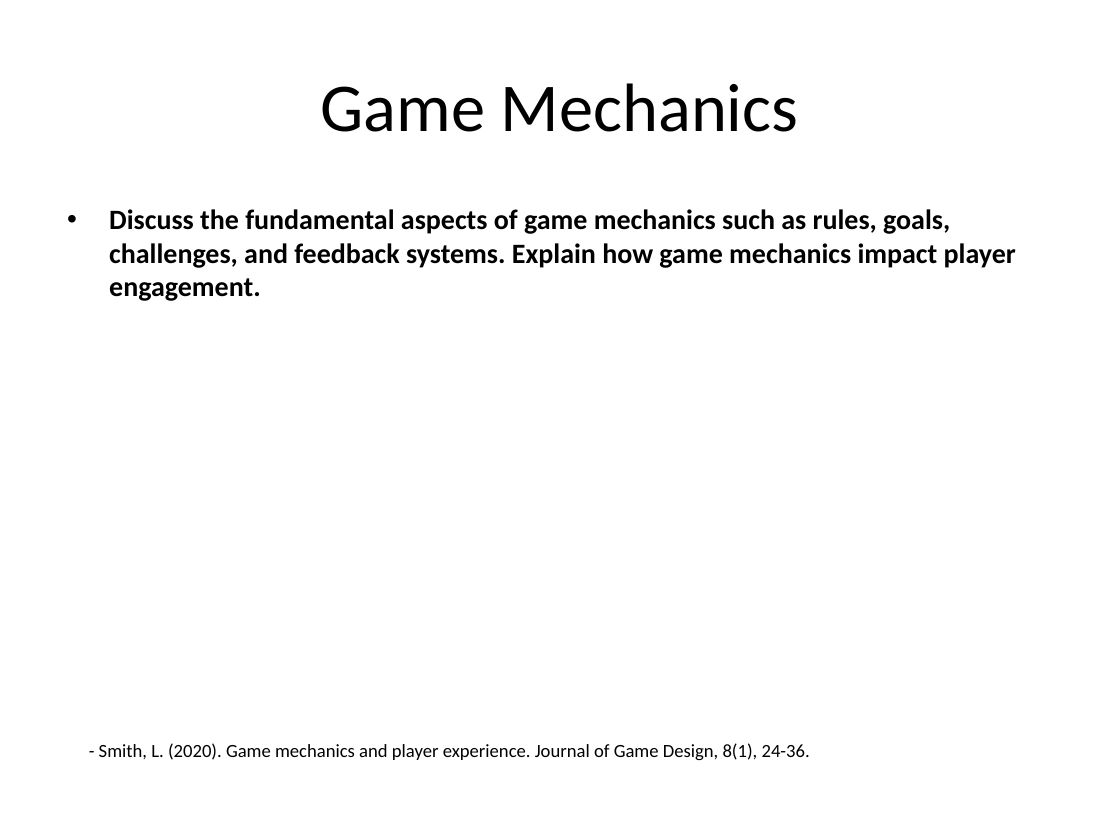
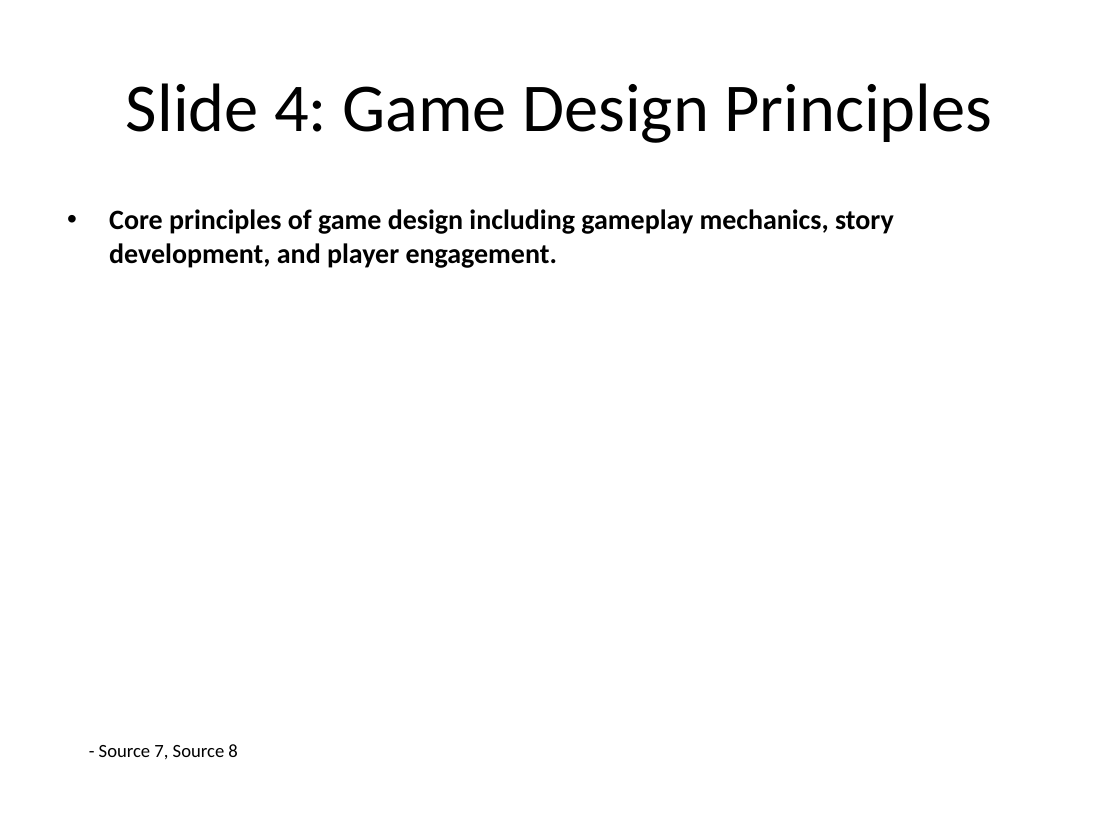
Before and after one commit to infrasvc-magang/test, a slide deck: slide 5 of backend/project/PPTX/Game_presentation.pptx. Drawn at 1120x840 pixels with LibreOffice and Linux fonts; fonts in the diff are those of the drawing. Boxes give left, top, right and bottom in pixels: in the first picture for what was removed or moved away, otherwise in the second. Text is boxed around its words. In the diff, an @@ line names an element or a change of style, - is before the commit and + after.

```diff
--- a/backend/project/PPTX/Game_presentation.pptx
+++ b/backend/project/PPTX/Game_presentation.pptx
@@ title at (126,83,993,143): text changed @@
-Game Mechanics
+Slide 4: Game Design Principles
@@ text at (109,209,894,268): text changed @@
-• Discuss the fundamental aspects of game mechanics such as rules, goals, challenges, and feedback systems. Explain how game mechanics impact player engagement.
+• Core principles of game design including gameplay mechanics, story development, and player engagement.
@@ text at (99,744,237,759): text changed @@
-- Smith, L. (2020). Game mechanics and player experience. Journal of Game Design, 8(1), 24-36.
+- Source 7, Source 8
```
Also in this commit, not shown: 7 other slides changed, 2 slides added, 2 slides removed, 18 other files.
